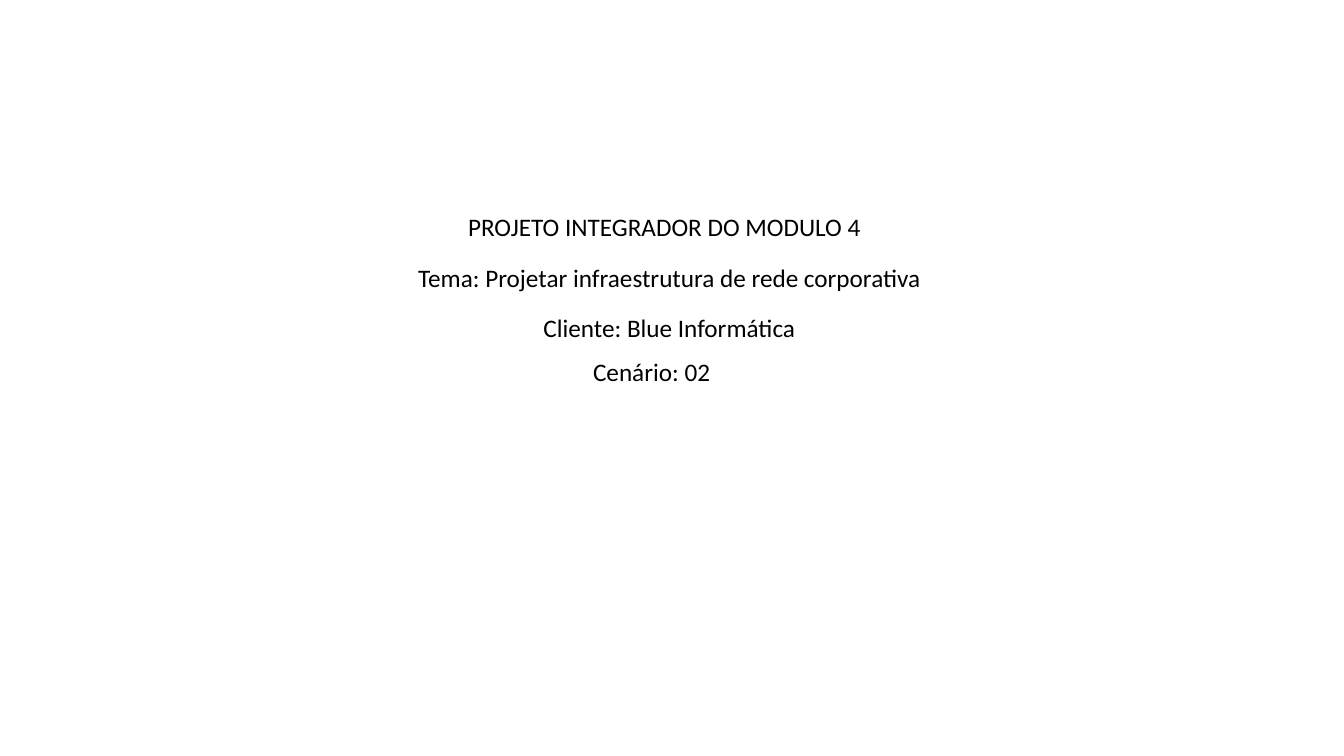
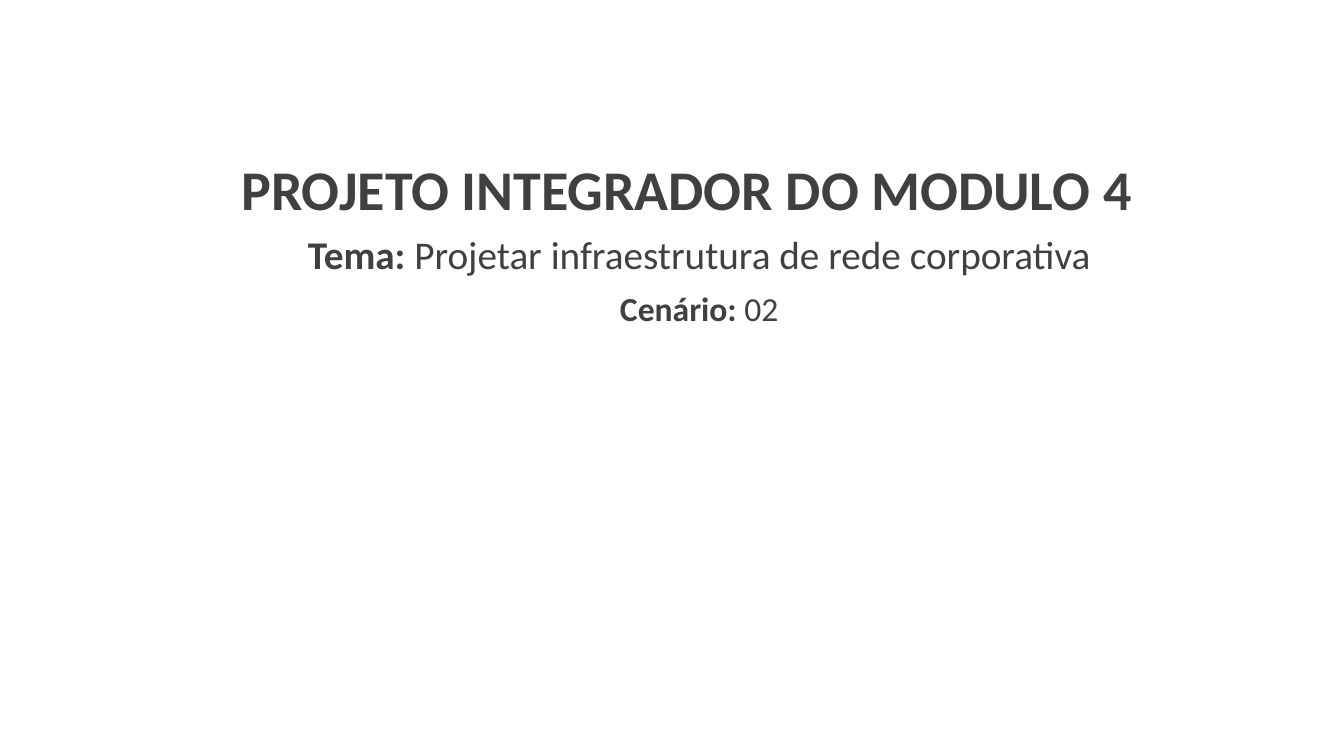
Before and after one commit to YuriSeugirdor/PIM4-GRUPO-C2, a slide deck: slide 1 of DOCUMENTACOES/SLIDE-PIM4.pptx. Drawn at 1344x756 pixels with LibreOffice and Linux fonts; fonts in the diff are those of the drawing. Boxes give left, top, right and bottom in pixels: in the first picture for what was removed or moved away, otherwise in the second. Text is boxed around its words. In the diff, an @@ line names an element or a change of style, - is before the commit and + after.

```diff
--- a/DOCUMENTACOES/SLIDE-PIM4.pptx
+++ b/DOCUMENTACOES/SLIDE-PIM4.pptx
@@ text "PROJETO INTEGRADOR DO MODULO 4" moved from (x1=468, y1=219, x2=861, y2=236) to (x1=241, y1=173, x2=1131, y2=211) @@
@@ text "PROJETO INTEGRADOR DO MODULO 4" at (x1=241, y1=173, x2=1131, y2=211): size 18 to 40 pt, text colour #000000 to #404040, bold on @@
@@ text "Tema: Projetar infraestrutura de rede ..." moved from (x1=418, y1=269, x2=920, y2=292) to (x1=308, y1=241, x2=1091, y2=276) @@
@@ text "Tema: Projetar infraestrutura de rede ..." at (x1=308, y1=241, x2=1091, y2=276): size 18 to 28 pt, text colour #000000 to #404040; bold on in "Tema:" @@
@@ text "Cenário: 02" moved from (x1=593, y1=363, x2=711, y2=382) to (x1=620, y1=297, x2=778, y2=322) @@
@@ text "Cenário: 02" at (x1=620, y1=297, x2=778, y2=322): size 18 to 24 pt, text colour #000000 to #404040; bold on in "Cenário:" @@
@@ text removed at (x1=543, y1=319, x2=795, y2=337) @@
-Cliente: Blue Informática
```
Also in this commit, not shown: 1 other slide changed, 11 slides added, 19 other files.
